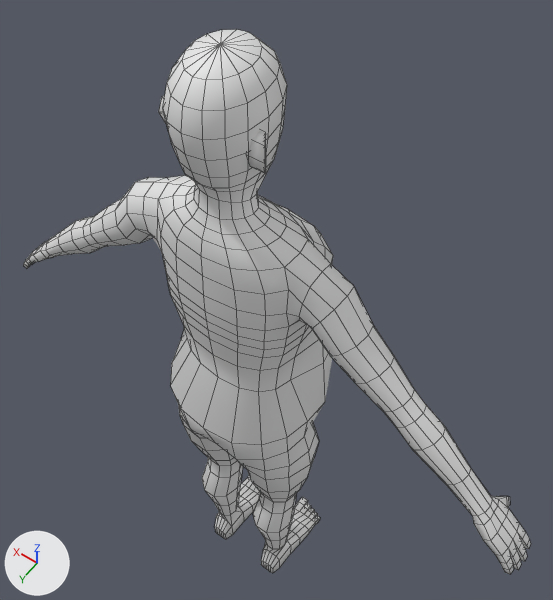
One commit to the Blender file assets/models/human_female/human_female_pregnant.blend: the scene before it, then after it.
Before and after are seen from a 50 mm lens placed at (-0.527, 0.625, 2.152), pointed at (0.036, -0.162, 0.915). Lighting does not change. The marker at lower left points along +X, +Y and +Z. The first picture is the older version. Mesh edges are drawn as thin lines.

In view in the first picture: 'Body'.
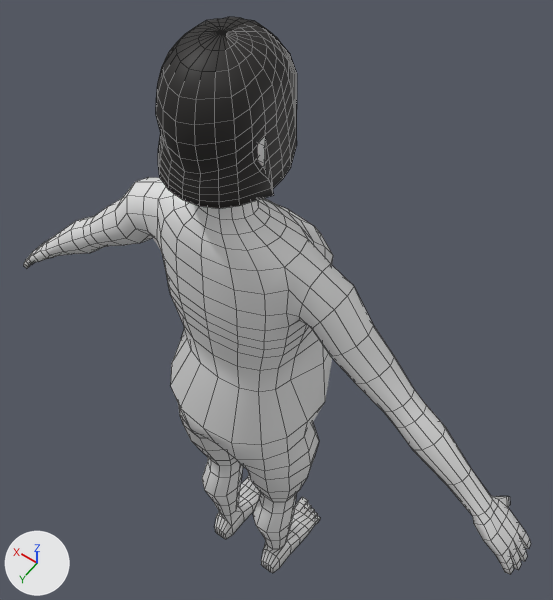
What changed in the scene script:
```text
Add mat_hairblack:
    mat_hairblack = principled_material('HairBlack')
    mat_hairblack.base_color = (0.018, 0.016, 0.015)  # black #242221
    mat_hairblack.roughness = 0.6
Add me_hair_bob:
    me_hair_bob.from_pydata(...)  # 457 vertices, 456 faces; spans x -0.099..0.091, y -0.085..0.103, z 1.433..1.629
    me_hair_bob.polygons.foreach_set('use_smooth', [True] * 456)
    me_hair_bob.materials.append(mat_hairblack)  # black #242221
Add ob_hair_bob:
    ob_hair_bob = bpy.data.objects.new('Hair_bob', me_hair_bob)
    ob_hair_bob.location = (0.0, 0.0, 0.0)
```

Changed parts and their boxes (x1, y1, x2, y2) in the pictures (553 x 600 px):
'Hair_bob', added (black)
    after: (155, 17, 297, 209)
